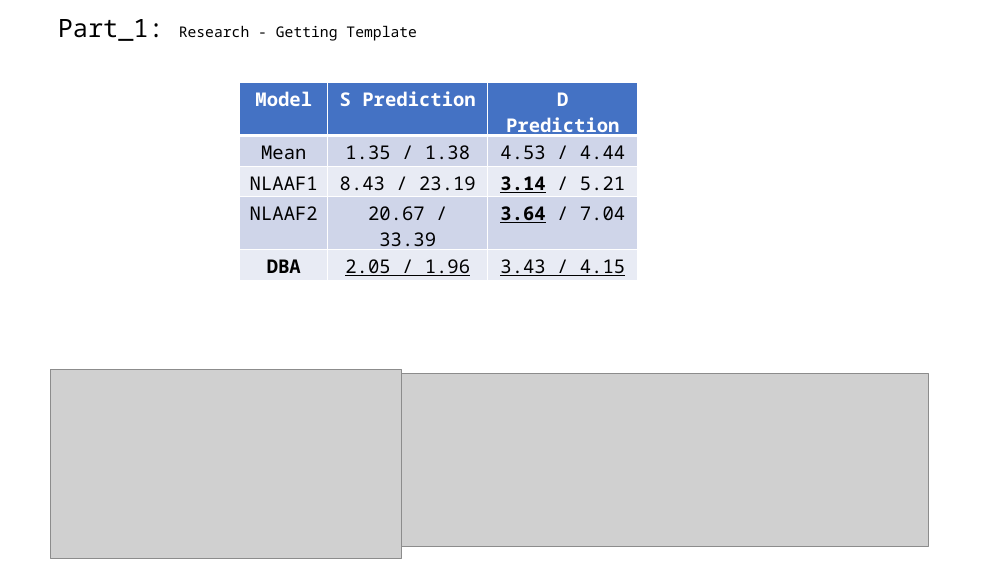
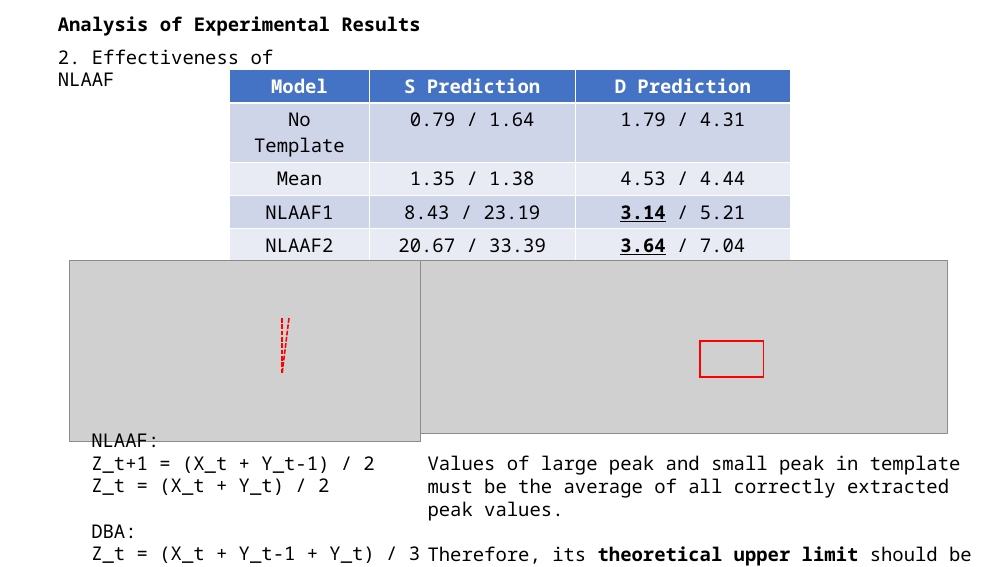
Before and after one commit to A-Big-Tortoise/Presentation, a slide deck: slide 10 of Presentation_1120_JiayuChen.pptx. Drawn at 1008x567 pixels with LibreOffice and Linux fonts; fonts in the diff are those of the drawing; grey boxes stand for pictures. Boxes give left, top, right and bottom in pixels: in the first picture for what was removed or moved away, otherwise in the second. Text is boxed around its words. In the diff, an @@ line names an element or a change of style, - is before the commit and + after.

```diff
--- a/Presentation_1120_JiayuChen.pptx
+++ b/Presentation_1120_JiayuChen.pptx
@@ text removed at <box>58,19,417,41</box> @@
-Part_1: Research - Getting Template
@@ text added at <box>58,16,420,36</box>, 18 pt, text #000000, bold @@
+Analysis of Experimental Results
@@ text added at <box>58,49,274,86</box>, 18 pt, text #000000 @@
+2. Effectiveness of NLAAF
@@ table at <box>230,70,791,296</box> @@
+row 2: No Template | 0.79 / 1.64 | 1.79 / 4.31
@@ table: place and size @@
-table at <box>240,82,637,280</box>
+table at <box>230,70,791,296</box>
@@ picture: place and size @@
-picture at <box>51,369,402,558</box>
+picture at <box>70,260,420,441</box>
@@ picture: place and size @@
-picture at <box>401,374,928,547</box>
+picture at <box>420,260,948,433</box>
@@ line added from (282, 318) to (282, 374), #FF0000 1.5 pt dashed @@
@@ line added from (289, 318) to (282, 374), #FF0000 1.5 pt dashed @@
@@ rectangle added at <box>700,341,764,377</box>, outline #FF0000 1.5 pt @@
@@ text added at <box>91,433,420,563</box>, 18 pt, text #000000 @@
+NLAAF:
+Z_t+1 = (X_t + Y_t-1) / 2
+Z_t = (X_t + Y_t) / 2
+DBA:
+Z_t = (X_t + Y_t-1 + Y_t) / 3
@@ text added at <box>428,455,972,566</box>, 18 pt, text #000000 @@
+Values of large peak and small peak in template must be the average of all correctly extracted peak values.
+Therefore, its theoretical upper limit should be 1.79.
```
Also in this commit, not shown: 5 other slides changed, 5 slides added, 2 slides removed.
